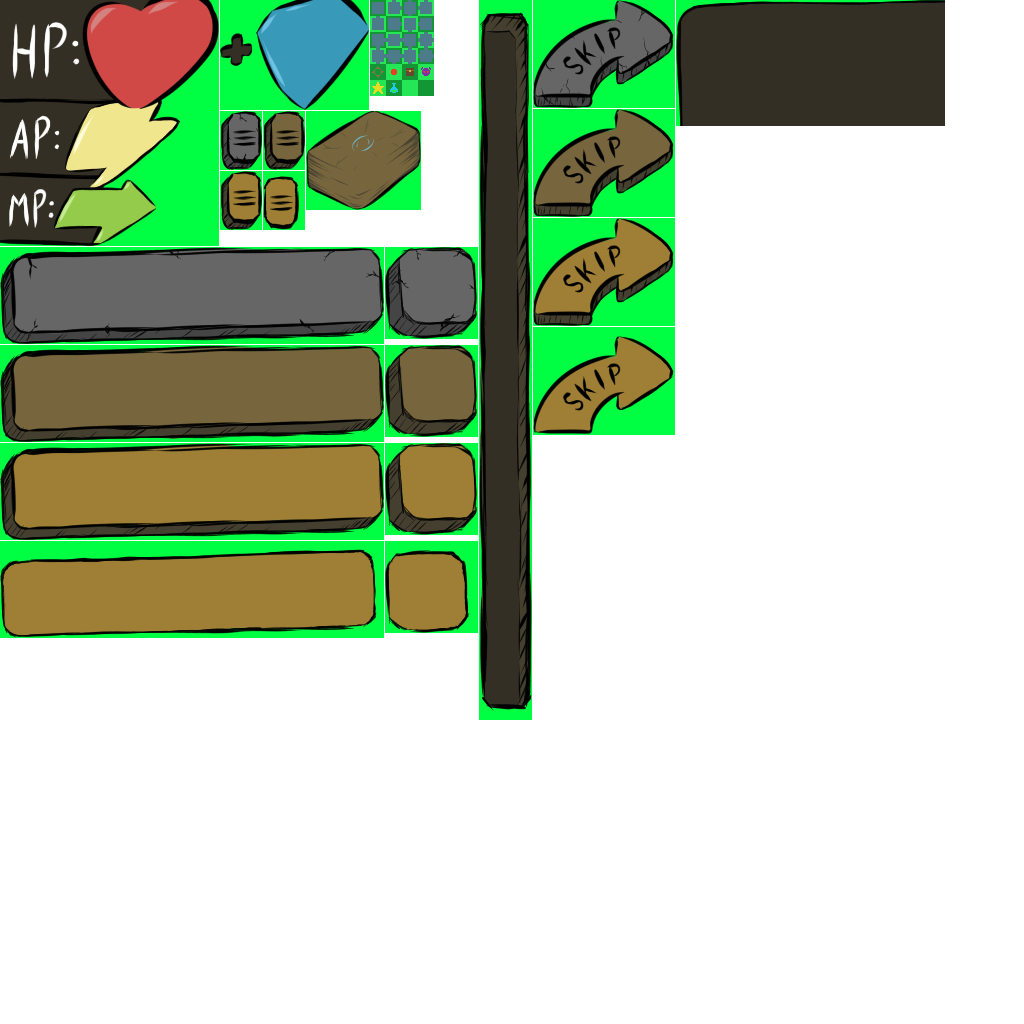
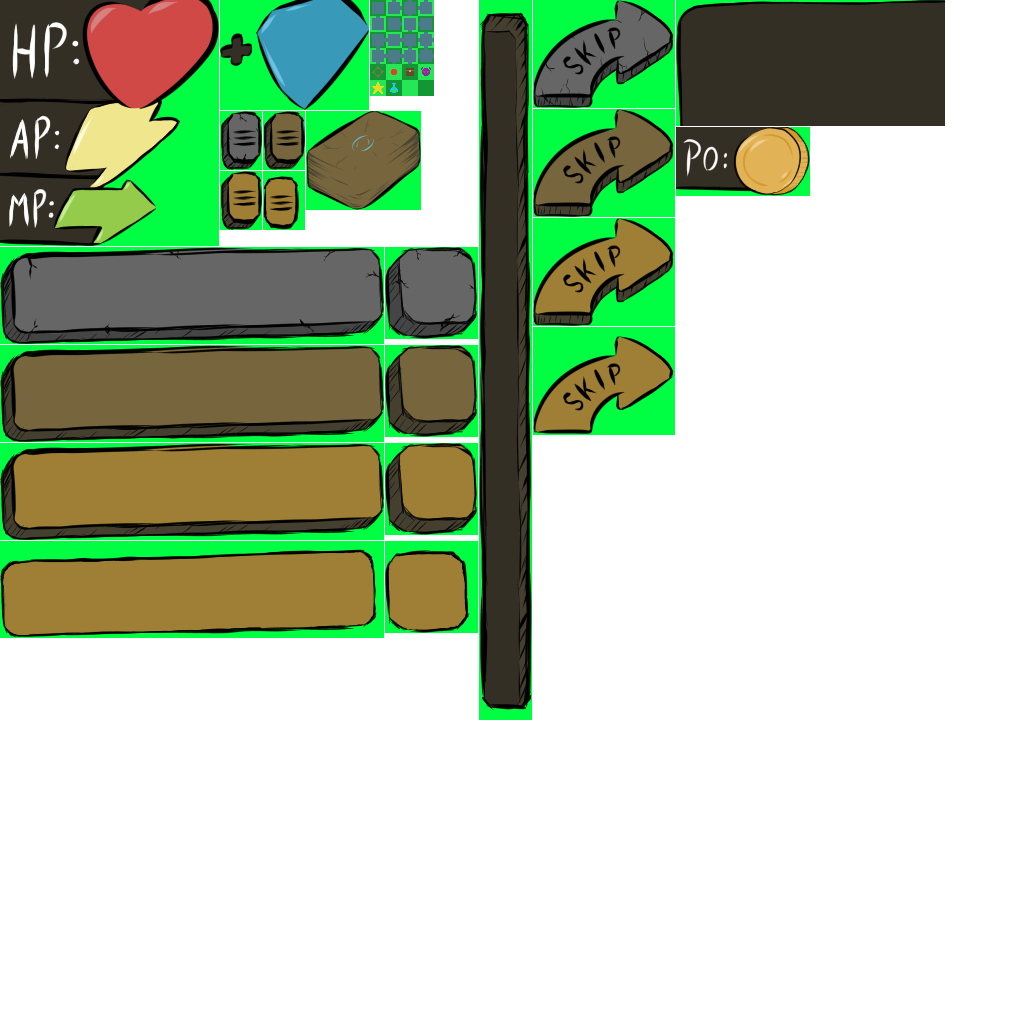
Revision of a layered 1024 x 1024 image; what changed, layer by layer:
painted on "Copier de A'-B' Fusionnés" (1st of 2, in "skipAndAll") over [left=676, top=192, right=768, bottom=196]
painted on "Copier de Calque de dessin 9 Fusionnés" over [left=676, top=127, right=810, bottom=192]
added group "UI_piece" with 5 layers in group "hudP" over [left=676, top=127, right=810, bottom=196]
added layer "line" in group "UI_piece" over [left=676, top=127, right=810, bottom=196]
added layer "txt" in group "UI_piece" over [left=676, top=128, right=810, bottom=196]
added layer "Calque de dessin 15" in group "UI_piece" over [left=676, top=127, right=810, bottom=196]
added layer "Calque de dessin 17" in group "UI_piece" over [left=676, top=127, right=810, bottom=196]
added layer "Calque de dessin 16" in group "UI_piece" over [left=676, top=127, right=810, bottom=196]
painted on "Copier de Calque de dessin 14" (2nd of 3, in "greenScreen" › "skipAndother") over [left=676, top=192, right=768, bottom=196]
painted on "Calque de dessin 13" over [left=676, top=127, right=810, bottom=192]
added layer "Calque de dessin 18" in group "greenScreen" over [left=676, top=127, right=810, bottom=196]
